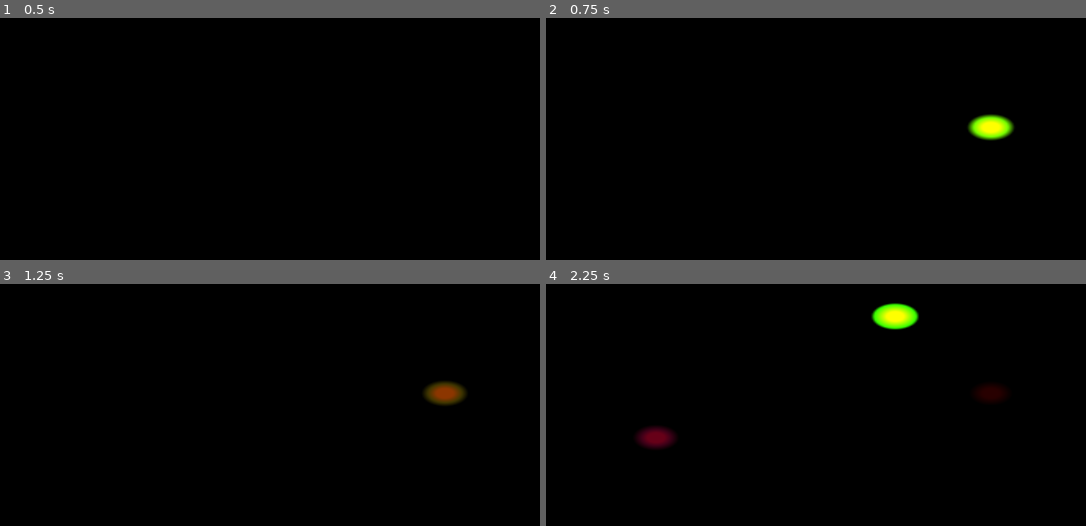
Above: before the commit, frames 1-4 (two rows, left to right).
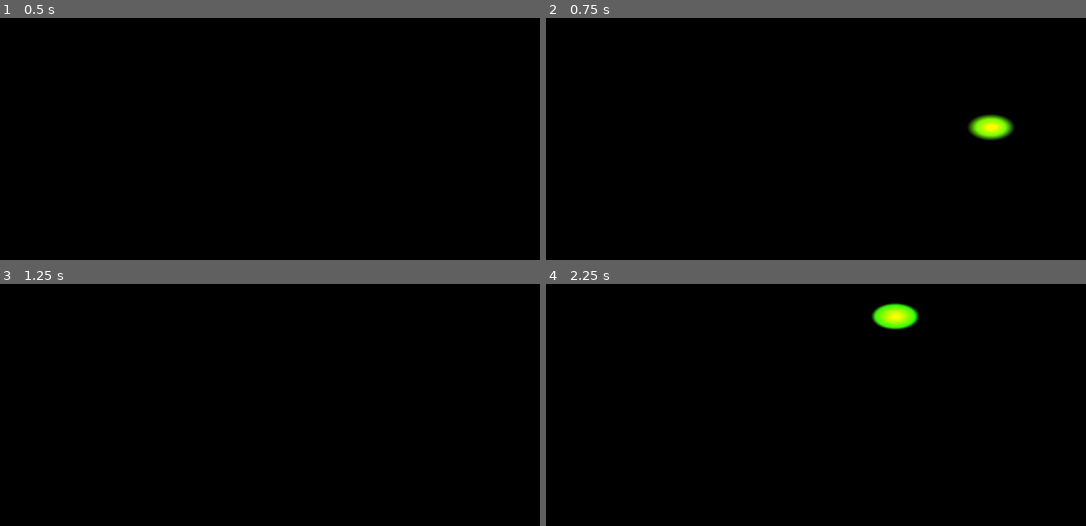
Above: after the commit, the same moments.

Repository: solaymanehimite/fluid-simulation
Game: Godot game, scene res://simulation.tscn
Two runs of this game, one before a commit and one after it. Both use one fixed random seed, a clock stepped at 60 frames per second and the inputs below.
Inputs (mouse positions are in pixels of both pictures, inside the frame that each line leads up to):
- Up to frame 1 (0.5 s): no input
- Up to frame 2 (0.75 s): tap Enter at 0.5 s; move the mouse to (988, 126) at 0.52 s; click (988, 126) at 0.67 s
- Up to frame 3 (1.25 s): no input
- Up to frame 4 (2.25 s): move the mouse to (654, 438) at 1.27 s; click (654, 438) at 1.42 s; move the mouse to (897, 317) at 2.02 s; click (897, 317) at 2.17 s

Frame 1 is identical in both runs. In frame 2, 0.6% of the frame differs, in the area x 78-87%, y 40-50%; in frame 3, 0.6%; in frame 4, 1.3%, in the area x 16-85%, y 8-69%.

Commit message:
fix faint trays

Diff:
--- a/navier_stokes.gdshader
+++ b/navier_stokes.gdshader
@@ -14,8 +14,8 @@
     vec2 velocity = old_data.gb;
 
     // 2. Apply gentle dissipation over time
-    density *= 0.98;
-    velocity *= 0.95;
+    density *= 0.80;
+    velocity *= 0.80;
 
     // 3. Draw trail when clicking
     if (is_clicking) {
